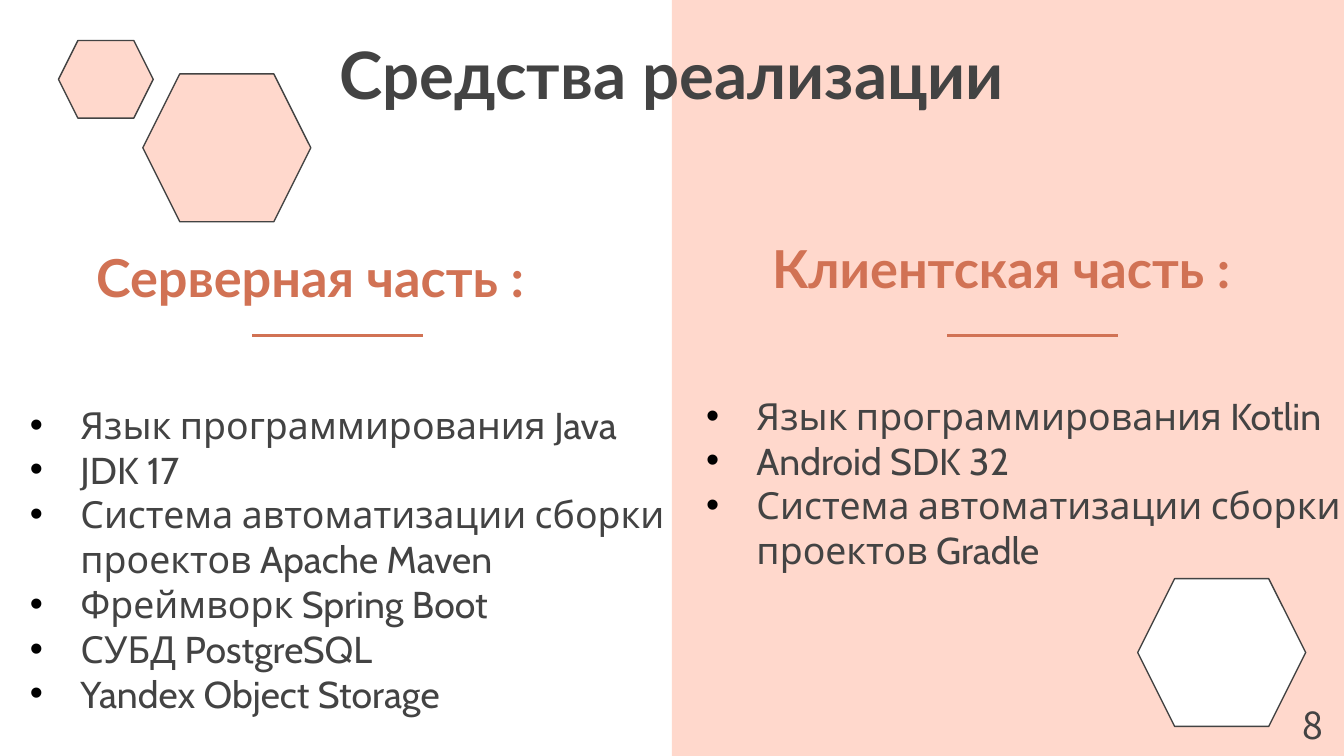
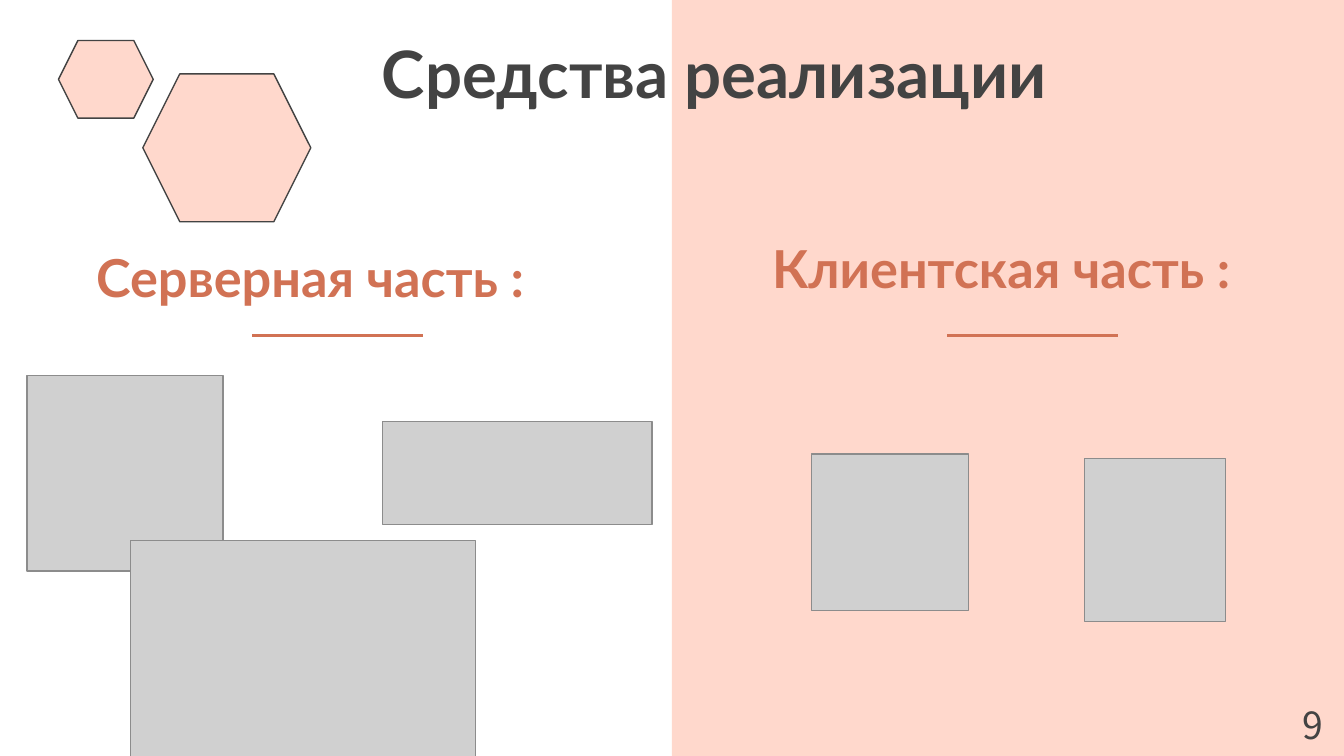
Before and after one commit to Puroktor/PicStorm, a slide deck: slide 9 of docs/PicStorm_Slides.pptx (slide 8 before the commit). Drawn at 1344x756 pixels with LibreOffice and Linux fonts; fonts in the diff are those of the drawing; grey boxes stand for pictures. Boxes give left, top, right and bottom in pixels: in the first picture for what was removed or moved away, otherwise in the second. Text is boxed around its words. In the diff, an @@ line names an element or a change of style, - is before the commit and + after.

```diff
--- a/docs/PicStorm_Slides.pptx
+++ b/docs/PicStorm_Slides.pptx
@@ text "Средства реализации" rewrapped from bbox=[339, 42, 1004, 111] to bbox=[382, 50, 1047, 110] @@
@@ picture added at bbox=[27, 375, 223, 571] @@
@@ text at bbox=[80, 412, 665, 716]: paragraphs removed @@
-• Язык программирования Java
-• JDK 17
-• Система автоматизации сборки проектов Apache Maven
-• Фреймворк Spring Boot
-• СУБД PostgreSQL
-• Yandex Object Storage
@@ text at bbox=[756, 402, 1341, 573]: paragraphs removed @@
-• Язык программирования Kotlin
-• Android SDK 32
-• Система автоматизации сборки проектов Gradle
@@ picture added at bbox=[383, 422, 653, 524] @@
@@ picture added at bbox=[812, 454, 969, 612] @@
@@ picture added at bbox=[1085, 458, 1226, 621] @@
@@ picture added at bbox=[130, 540, 476, 756] @@
@@ hexagon removed at bbox=[1137, 579, 1305, 727] @@
@@ text at bbox=[1302, 711, 1323, 740]: text changed @@
-8
+9
```
Also in this commit, not shown: 16 other slides changed, 4 slides added, 1 slide removed, 8 other files.
